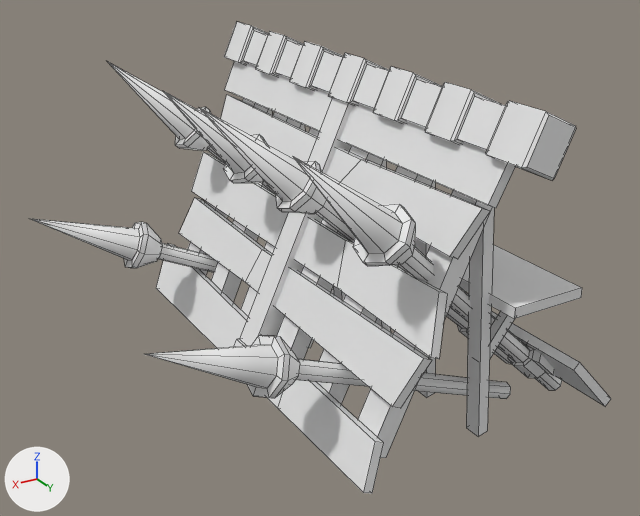
The FBX model Pest/Assets/Models/City/Environment/Props/Barricade_City_Environment.FBX as it was, and as the next commit left it.
Both versions are drawn from a 50 mm camera at (-19.0, -42.48, 2.43) aimed at (-21.19, -46.13, 0.6). Lighting does not change. The marker at lower left points along +X, +Y and +Z. Mesh edges are drawn as thin lines. Where no turn or scale is listed for an object, it has been applied to the vertices.

Objects in the first picture: 'Barricade_City_Environment'.
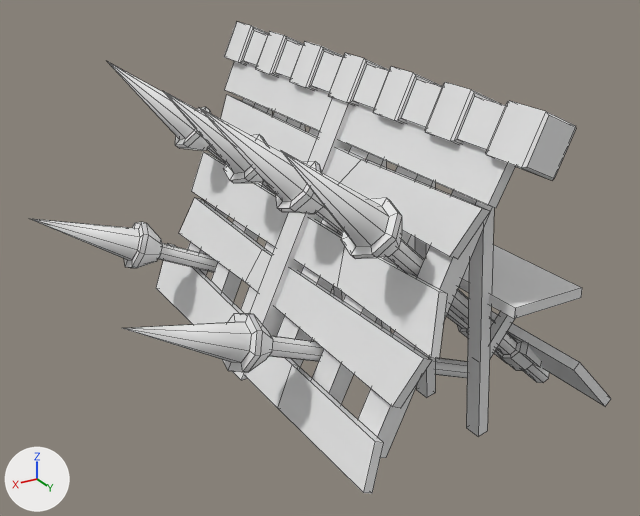
The newer file is also turned or shifted as a whole; pictures and numbers use the older file's frame.

Changed parts and their boxes (x1, y1, x2, y2) in the pictures (640 x 516 px; the box of a moved part takes in the faces that stretch with it):
part 1 of me_mesh, moved or reshaped
    before: (294, 157, 562, 390)
    after: (282, 151, 549, 383)
part 2 of me_mesh, moved or reshaped
    before: (145, 336, 511, 399)
    after: (122, 313, 467, 378)
part 3 of me_mesh, rebuilt
    before: (508, 342, 554, 378)
    after: (496, 334, 542, 371)

Patch to the scene script:
```diff
--- a/Pest/Assets/Models/City/Environment/Props/Barricade_City_Environment.FBX.py
+++ b/Pest/Assets/Models/City/Environment/Props/Barricade_City_Environment.FBX.py
@@ me_mesh @@
 # used by ob_barricade_city_environment; location = (-22.174, -46.219, -0.008)
-me_mesh.from_pydata(...)  # 841 vertices, 729 faces; spans x -0.07..2.21, y -1.34..1.35, z -0.26..1.62
+me_mesh.from_pydata(...)  # 841 vertices, 723 faces; spans x -0.07..2.21, y -1.34..1.35, z -0.26..1.62
+# me_mesh part 1: the loose piece of 49 vertices spanning x -0.07..1.68, y 0.79..1.14, z -0.11..1.52 is moved by (0.0, -0.09, 0.0)
+# me_mesh part 2: the loose piece of 49 vertices spanning x 0.06..2.21, y 0.54..0.9, z -0.26..0.75 is moved by (0.0, -0.25, 0.0)
+# me_mesh part 3: the loose piece of 41 vertices spanning x 0.08..0.32, y 0.74..0.99, z 0.04..0.27 is rebuilt with 41 vertices and now spans x 0.08..0.32, y 0.65..0.9, z 0.04..0.27
```
